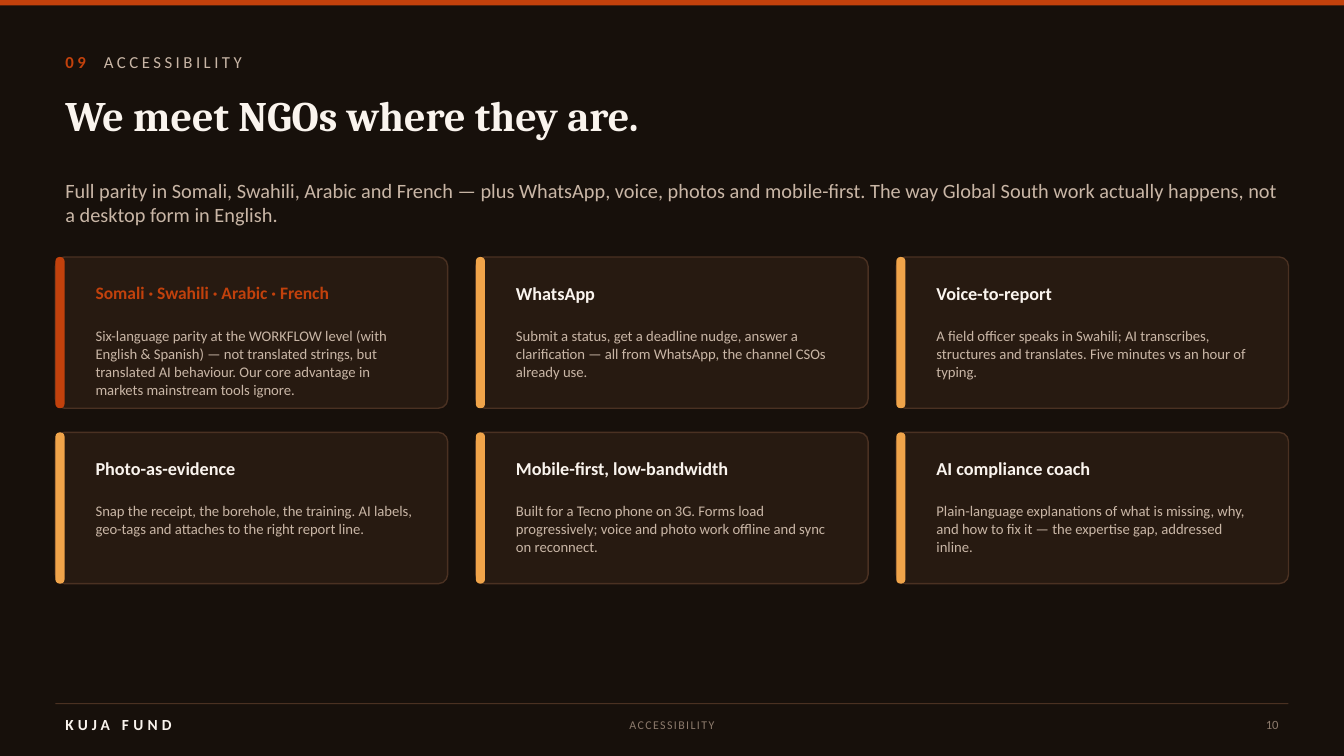
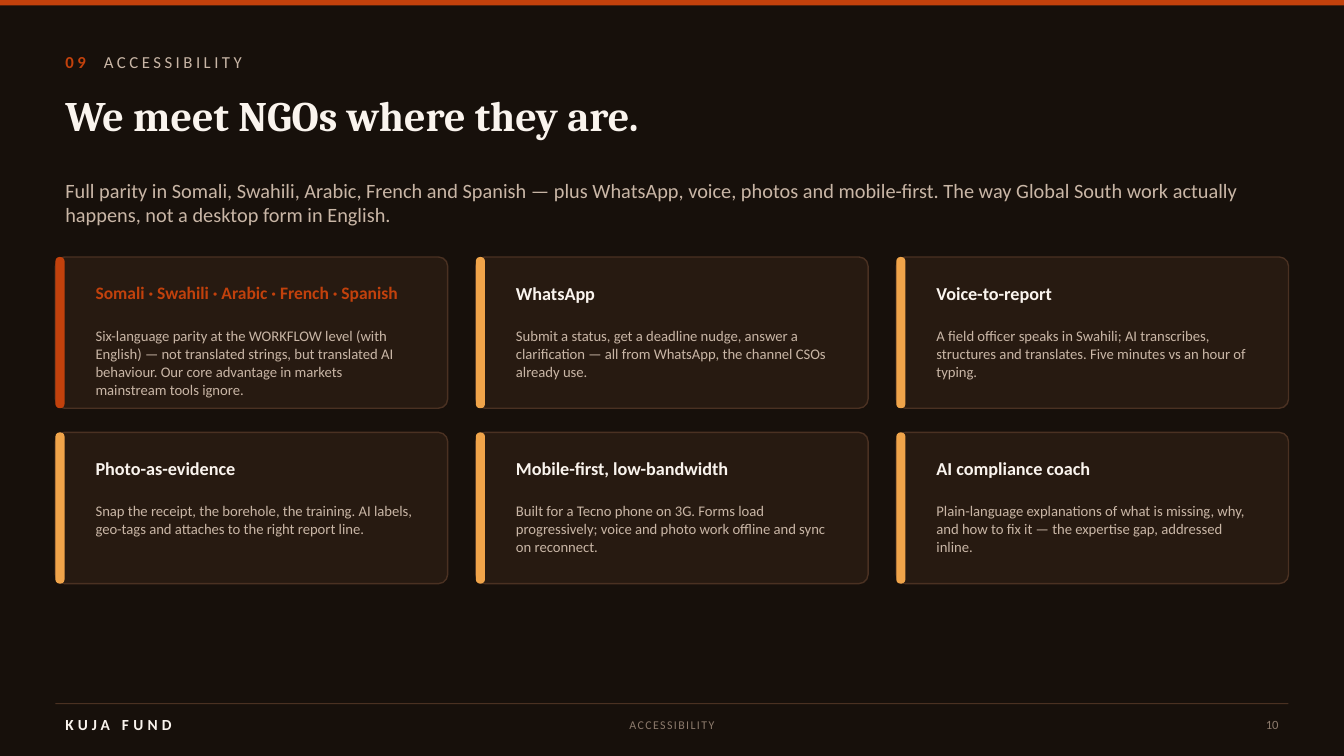
Before and after one commit to idirisloyan/kuja-grant, a slide deck: slide 10 of docs/Kuja_Grant_Pitch_Deck_V6_Aug2026.pptx. Drawn at 1344x756 pixels with LibreOffice and Linux fonts; fonts in the diff are those of the drawing. Boxes give left, top, right and bottom in pixels: in the first picture for what was removed or moved away, otherwise in the second. Text is boxed around its words. In the diff, an @@ line names an element or a change of style, - is before the commit and + after.

```diff
--- a/docs/Kuja_Grant_Pitch_Deck_V6_Aug2026.pptx
+++ b/docs/Kuja_Grant_Pitch_Deck_V6_Aug2026.pptx
@@ text at (x1=65, y1=184, x2=1237, y2=226): text changed @@
-Full parity in Somali, Swahili, Arabic and French — plus WhatsApp, voice, photos and mobile-first. The way Global South work actually happens, not a desktop form in English.
+Full parity in Somali, Swahili, Arabic, French and Spanish — plus WhatsApp, voice, photos and mobile-first. The way Global South work actually happens, not a desktop form in English.
@@ text at (x1=96, y1=286, x2=397, y2=302): text changed @@
-Somali · Swahili · Arabic · French
+Somali · Swahili · Arabic · French · Spanish
@@ text at (x1=96, y1=330, x2=393, y2=398): text changed @@
-Six-language parity at the WORKFLOW level (with English & Spanish) — not translated strings, but translated AI behaviour. Our core advantage in markets mainstream tools ignore.
+Six-language parity at the WORKFLOW level (with English) — not translated strings, but translated AI behaviour. Our core advantage in markets mainstream tools ignore.
```
Also in this commit, not shown: 2 other slides changed.
